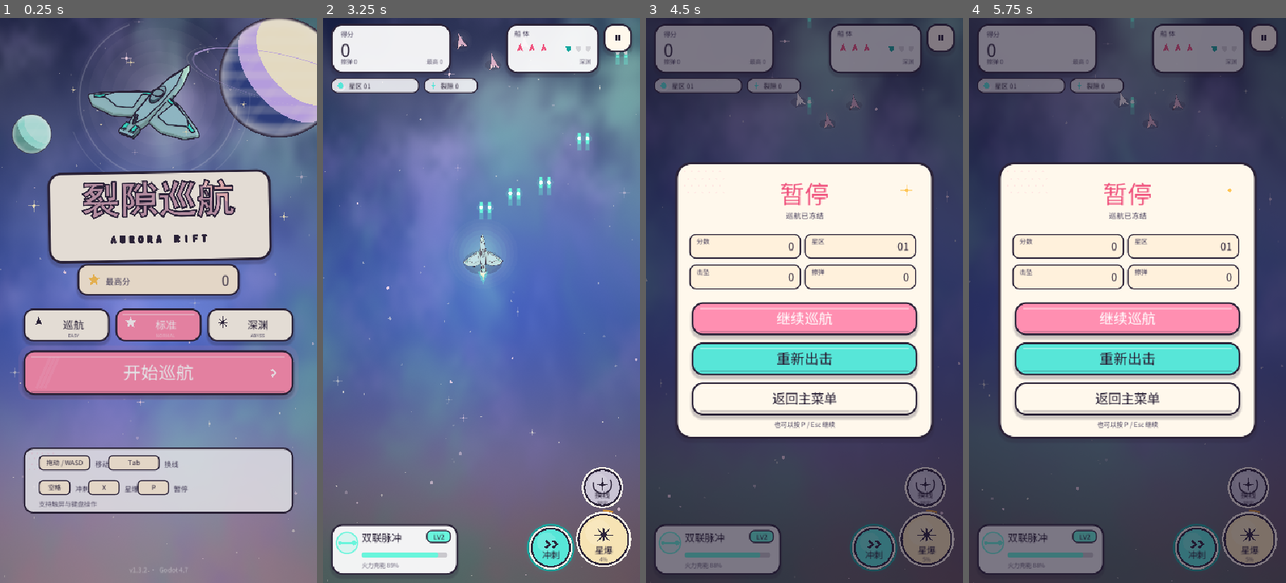
Above: before the commit, frames 1-4 (left to right).
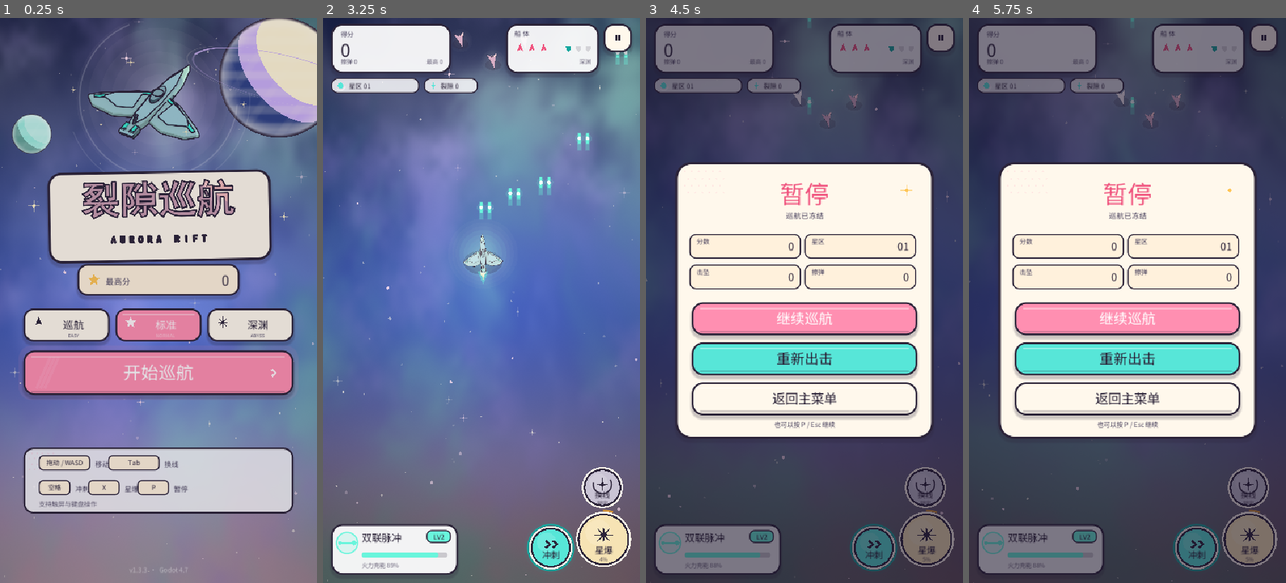
Above: after the commit, the same moments.

Repository: sctale/SpaceFighter-Godot
Game: Godot game, scene res://scenes/Main.tscn
The game is run twice, just before and just after one commit, with the same random seed, the same clock (stepped at 60 frames per second) and the same inputs.
Inputs (mouse positions are in pixels of both pictures, inside the frame that each line leads up to):
- Up to frame 1 (0.25 s): no input
- Up to frame 2 (3.25 s): tap Enter at 0.5 s; move the mouse to (551, 272) at 0.52 s; hold D 0.53-1.25 s; tap 1 at 0.6 s; click (551, 272) at 0.67 s; tap Space at 0.77 s; drag from (418, 328) to (465, 413) at 1.27 s; move the mouse to (513, 176) at 2.02 s; hold D 2.03-2.75 s; tap 3 at 2.1 s; drag from (465, 413) to (386, 215) at 2.77 s
- Up to frame 3 (4.5 s): move the mouse to (899, 385) at 3.52 s; hold A 3.53-4.25 s; tap P at 3.6 s; tap Space at 3.77 s; drag from (709, 215) to (756, 159) at 4.27 s
- Up to frame 4 (5.75 s): move the mouse to (1143, 300) at 5.02 s; hold S from 5.03 s (still down); tap X at 5.1 s; click (1143, 300) at 5.17 s

The runs differ from the first frame. In frame 1, less than 0.1% of the frame differs, in the area x 45-46%, y 97-98%; in frame 2, less than 0.1%; in frame 3, 0.1%, in the area x 46-68%, y 12-20%; in frame 4, 0.1%.

Commit message:
fix: 评审修复 + 手感层接回（v1.3.3）
- 修俯冲敌机渲染颠倒（enemy.gd 朝向 v.angle()−π/2）
- 接回 Freeze/Slow 手感层：精英击破/Boss 破防/护盾破/星爆/Boss 崩解冻结，受创/星爆/Boss 死慢镜
- 相位：冲刺期间擦身敌弹消除换分/星爆（Phase* 接回）
- 过关结算：Boss 击破追加 基础+星区+无伤+补偿 奖励（Clear* 接回）
- 补给保底 PITY_THRESHOLD + 长停换线箱概率（SwapCrate* 接回）
- 清理死代码 fire_timer / PLAYER_FIRE_LEVEL
- 门禁 checks=85、SELFTEST_OK n=5；真机 v1.3.3/code17 0 脚本错误

Diff:
--- a/project.godot
+++ b/project.godot
@@ -4,7 +4,7 @@
 
 [application]
 config/name="Space Fighter Godot"
-config/version="1.3.2"
+config/version="1.3.3"
 run/main_scene="res://scenes/Main.tscn"
 config/features=PackedStringArray("4.7", "GL Compatibility")
 config/icon="res://assets/icons/icon_1024.png"
--- a/scripts/collision_system.gd
+++ b/scripts/collision_system.gd
@@ -29,6 +29,7 @@
 					* (CFG.PRISM_BOSS_BONUS if b.kind == "lance" else 1.0)
 				if m.boss.take_damage(bdmg):
 					m.sfx.play_hit()
+					m._feel_freeze(CFG.FREEZE_HIT)
 				m.boss.damage_flash()
 				if m.fx != null:
 					m.fx.hit(b.pos, m._html_color("#FFF0C2"))
@@ -64,6 +65,15 @@
 ## 玩家受击 / 擦弹判定：每帧独立结算，不能放进击杀回调。
 ## 对齐 web 版 collide()：先擦弹（命中半径之外），再命中，最后机体接触。
 func resolve_player_hazards() -> void:
+	# 相位（冲刺期间）：擦身敌弹被消除，换分与星爆（对齐 web Phase* 常量）
+	if m.dash_t > 0.0:
+		for i in range(m.enemy_bullets.size() - 1, -1, -1):
+			var pb = m.enemy_bullets[i]
+			if pb.pos.distance_to(m.player_pos) <= CFG.PHASE_RADIUS + pb.radius:
+				m.enemy_bullets.remove_at(i)
+				m.score += CFG.PHASE_SCORE_PER_BULLET
+				m._gain_nova(CFG.PHASE_NOVA_PER_BULLET)
+				m._spawn_mote(pb.pos)
 	if m.player_invuln > 0.0:
 		return
 	for i in range(m.enemy_bullets.size() - 1, -1, -1):
@@ -109,6 +119,7 @@
 			m.waves.spawn_enemy("shardling", at + Vector2(cos(a), sin(a)) * 18.0)
 	if e.elite:
 		m.sfx.play_boom()
+		m._feel_freeze(CFG.FREEZE_KILL)
 	if m.fx != null:
 		var col: Color = m._html_color(String(e.def.get("color", "#ff6f91")))
 		m.fx.explode(at, col, e.size, e.elite)
@@ -127,10 +138,12 @@
 		m.player_shields -= 1
 		m.player_invuln = CFG.INVULN_AFTER_SHIELD
 		m._gain_nova(CFG.NOVA_ON_SHIELD_BREAK)
+		m._feel_freeze(CFG.FREEZE_HIT)
 	else:
 		m.player_lives -= 1
 		m.player_invuln = CFG.INVULN_AFTER_HULL_HIT
 		m._gain_nova(CFG.NOVA_ON_HULL_HIT)
+		m._feel_slow(CFG.SLOW_HIT_SCALE, CFG.SLOW_HIT_DUR)
 		m.combo = 0
 		m.multiplier = 1
 		m.combo_timer = 0.0
--- a/scripts/enemy.gd
+++ b/scripts/enemy.gd
@@ -151,7 +151,9 @@
 					dive_vel = (t - pos).normalized() * speed * CFG.DIVE_SPEED_MUL
 					dive_locked = true
 				pos += dive_vel * dt
-				turn = dive_vel.angle() + PI / 2.0
+				# 精灵机头朝下（+Y，自身角 π/2）；要对准速度方向需旋转 v.angle()−π/2。
+				# 之前写 +π/2 会让俯冲机倒置（头朝上）。
+				turn = dive_vel.angle() - PI / 2.0
 			else:
 				pos.y += CFG.DIVE_SLOW_SPEED * dt
 		"hover":
--- a/scripts/main.gd
+++ b/scripts/main.gd
@@ -2,7 +2,6 @@
 
 const CFG := preload("res://scripts/game_config.gd")
 
-const PLAYER_FIRE_LEVEL := 2
 const PLAYER_BULLET_RADIUS := 5.0
 const ENEMY_BULLET_RADIUS := 6.0
 const GAME_OVER_TAP_DELAY := 0.6
@@ -62,7 +61,6 @@
 var player_invuln := 0.0
 var player_bank := 0.0
 var player_last_dir := 0.0
-var fire_timer := 0.0
 
 
 # 武器与玩家生存/技能（迁移C）
@@ -91,6 +89,7 @@
 var boss_cleared := false
 var crates: Array = []
 var crate_timer := 16.0
+var crate_drought := 0
 var drones: Array = []
 
 var score := 0
@@ -134,6 +133,10 @@
 var fx: FXLayer
 var shake := 0.0
 var shake_t := 0.0
+# 手感层：打击停顿（冻结）与慢镜（拖慢），对齐原版 Freeze/Slow 常量
+var hitstop := 0.0
+var slowmo_t := 0.0
+var slowmo_scale := 1.0
 # UI 显示用插值：分数滚动、Boss 血条平滑
 var display_score := 0.0
 var display_boss_hp := 1.0
@@ -469,18 +472,28 @@
 		shake_t = maxf(0.0, shake_t - delta)
 		if shake_t <= 0.0:
 			shake = 0.0
-	player_invuln = maxf(0.0, player_invuln - delta)
-	_update_skills(delta)
-	_update_economy(delta)
-	_update_player(delta)
-	_update_player_fire(delta)
-	_update_enemies(delta)
-	_update_boss(delta)
-	_update_drones(delta)
-	_update_crates(delta)
-	_update_bullets(delta)
-	_update_motes(delta)
-	waves.tick(delta)
+	# 手感层：hitstop 冻结、slowmo 拖慢；只作用于世界更新，UI/震屏仍走真实时间
+	var dt := delta
+	if hitstop > 0.0:
+		hitstop = maxf(0.0, hitstop - delta)
+		dt = 0.0
+	elif slowmo_t > 0.0:
+		slowmo_t = maxf(0.0, slowmo_t - delta)
+		dt = delta * slowmo_scale
+		if slowmo_t <= 0.0:
+			slowmo_scale = 1.0
+	player_invuln = maxf(0.0, player_invuln - dt)
+	_update_skills(dt)
+	_update_economy(dt)
+	_update_player(dt)
+	_update_player_fire(dt)
+	_update_enemies(dt)
+	_update_boss(dt)
+	_update_drones(dt)
+	_update_crates(dt)
+	_update_bullets(dt)
+	_update_motes(dt)
+	waves.tick(dt)
 	collisions.resolve()
 	queue_redraw()
 
@@ -495,6 +508,17 @@
 		return Vector2.ZERO
 	var k := shake * clampf(shake_t / 0.24, 0.0, 1.0)
 	return Vector2(randf_range(-k, k), randf_range(-k, k))
+
+
+## 打击停顿：把世界冻结 t 秒（关键命中/Boss 破防/星爆）。
+func _feel_freeze(t: float) -> void:
+	hitstop = maxf(hitstop, t)
+
+
+## 慢镜：以 scale 倍速拖世界 dur 秒（受创/星爆/Boss 崩解）。
+func _feel_slow(scale: float, dur: float) -> void:
+	slowmo_scale = scale
+	slowmo_t = maxf(slowmo_t, dur)
 
 
 func _update_player(delta: float) -> void:
@@ -651,6 +675,8 @@
 	if fx != null:
 		fx.nova(player_pos)
 	_add_shake(13.0, 0.45)
+	_feel_freeze(CFG.FREEZE_NOVA)
+	_feel_slow(CFG.SLOW_NOVA_SCALE, CFG.SLOW_NOVA_DUR)
 	# 清屏敌弹并造成伤害
 	var cleared := enemy_bullets.size()
 	score += cleared * CFG.NOVA_SCORE_PER_CLEARED_BULLET
@@ -719,11 +745,23 @@
 			collisions.player_hit()
 	if boss.dying and boss.die_t > 1.2:
 		score += int(roundf(3000.0 * float(CFG.DIFFICULTY[difficulty]["scoreMul"]) * multiplier))
+		# 过关结算：基础 + 星区 + 无伤奖励（对齐 web Clear* 常量）
+		var diff: Dictionary = CFG.DIFFICULTY[difficulty]
+		var bonus := int(roundf((CFG.CLEAR_BASE_SCORE + CFG.CLEAR_BASE_PER_SECTOR * zone)
+			* float(diff["scoreMul"])))
+		if player_lives >= CFG.START_LIVES:
+			bonus += int(CFG.CLEAR_NO_HIT_BASE + CFG.CLEAR_NO_HIT_PER_SECTOR * zone)
+		bonus += int(CFG.SECTOR_COMPENSATION_PER_ZONE * zone)
+		score += bonus
+		if fx != null:
+			fx.float_text(boss.pos + Vector2(0, -40), "过关 +%d" % bonus, Color(1.0, 0.94, 0.72), 16)
 		sfx.play_boom()
 		if fx != null:
 			fx.explode(boss.pos, Color.html("#FFB3D9"), boss.size * 1.6, true)
 			fx.nova(boss.pos)
 		_add_shake(15.0, 0.55)
+		_feel_freeze(CFG.FREEZE_BOSS_DIE)
+		_feel_slow(CFG.SLOW_BOSS_DIE_SCALE, CFG.SLOW_BOSS_DIE_DUR)
 		boss = null
 		boss_cleared = true
 		waves.zone_kills = 0
@@ -813,6 +851,16 @@
 	# 第二条武器线没解锁时，补给箱优先掉落棱镜，保证玩家在本局能换机
 	if weapons.unlocked_count() < 2 and not weapons.line("prism").unlocked:
 		kind = "prism"
+	# 保底：连续 PITY_THRESHOLD 箱没出成长类就强制给一个（对齐 web PityThreshold）
+	crate_drought += 1
+	if crate_drought >= CFG.PITY_THRESHOLD:
+		kind = ["weapon", "drone", "life", "shield"][randi() % 4]
+	if kind == "weapon" or kind == "drone" or kind == "life" or kind == "shield":
+		crate_drought = 0
+	# 长时间没换线时概率掉换线箱（对齐 web SwapCrateChance）
+	if weapons.unlocked_count() >= 2 and swap_idle >= CFG.SWAP_IDLE_FOR_SWAP_CRATE \
+			and randf() < CFG.SWAP_CRATE_CHANCE:
+		kind = "swap"
 	var c := Crate.new()
 	c.setup(Vector2(randf_range(60.0, view_size.x - 60.0), -30.0), kind)
 	crates.append(c)
@@ -1097,7 +1145,6 @@
 	player_lives = int(upgrades["max_hull"])
 	player_invuln = CFG.INVULN_ON_SPAWN
 	player_bank = 0.0
-	fire_timer = 0.0
 	score = 0
 	display_score = 0.0
 	display_boss_hp = 1.0
@@ -1128,6 +1175,7 @@
 	boss_cleared = false
 	crates.clear()
 	crate_timer = 16.0
+	crate_drought = 0
 	drones.clear()
 	if music != null:
 		music.play_zone(1)
Binary file added: docs/shots/godot_v133_play.png
Not shown, changed: export_presets.cfg
Not shown, changed: CHANGELOG.md
